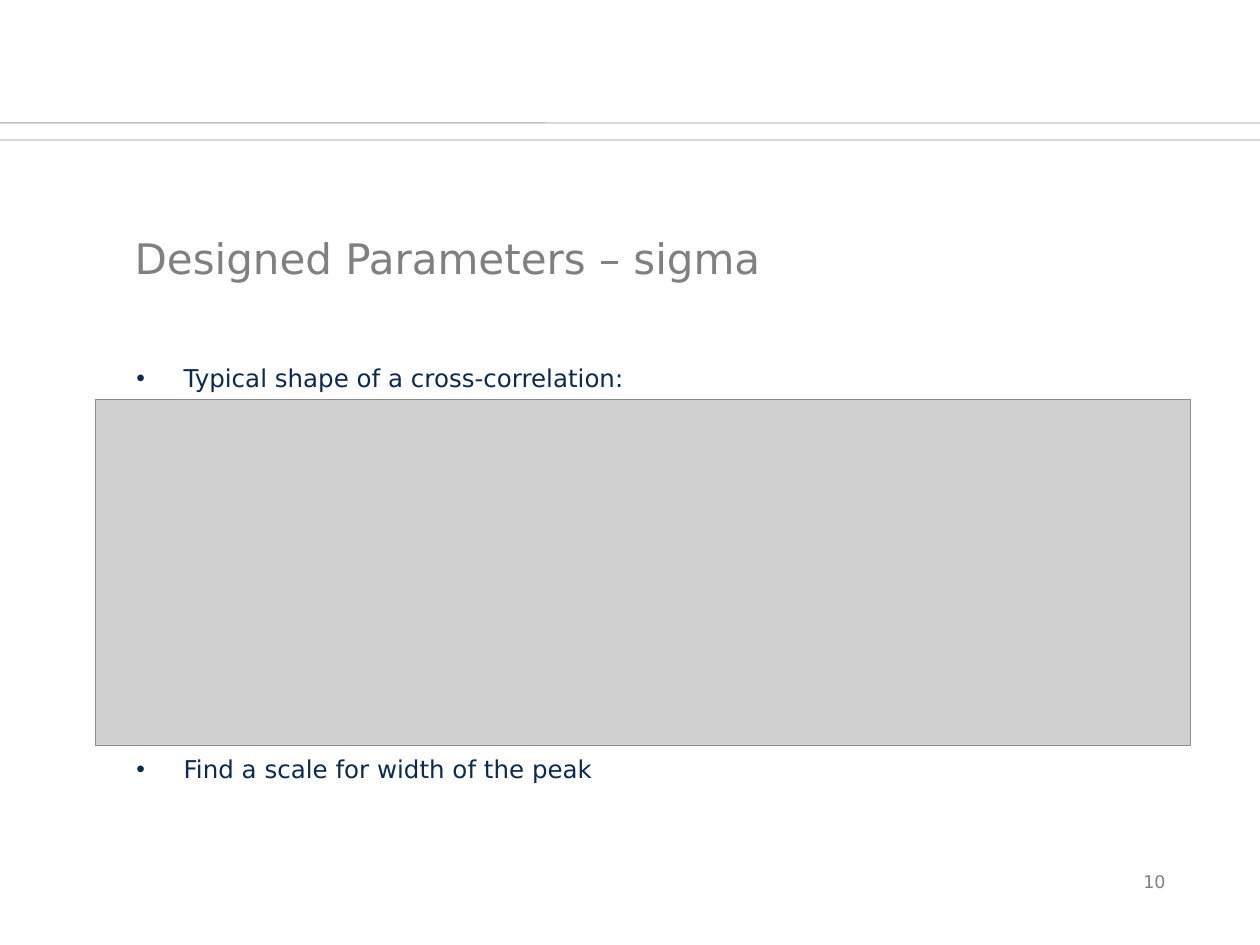
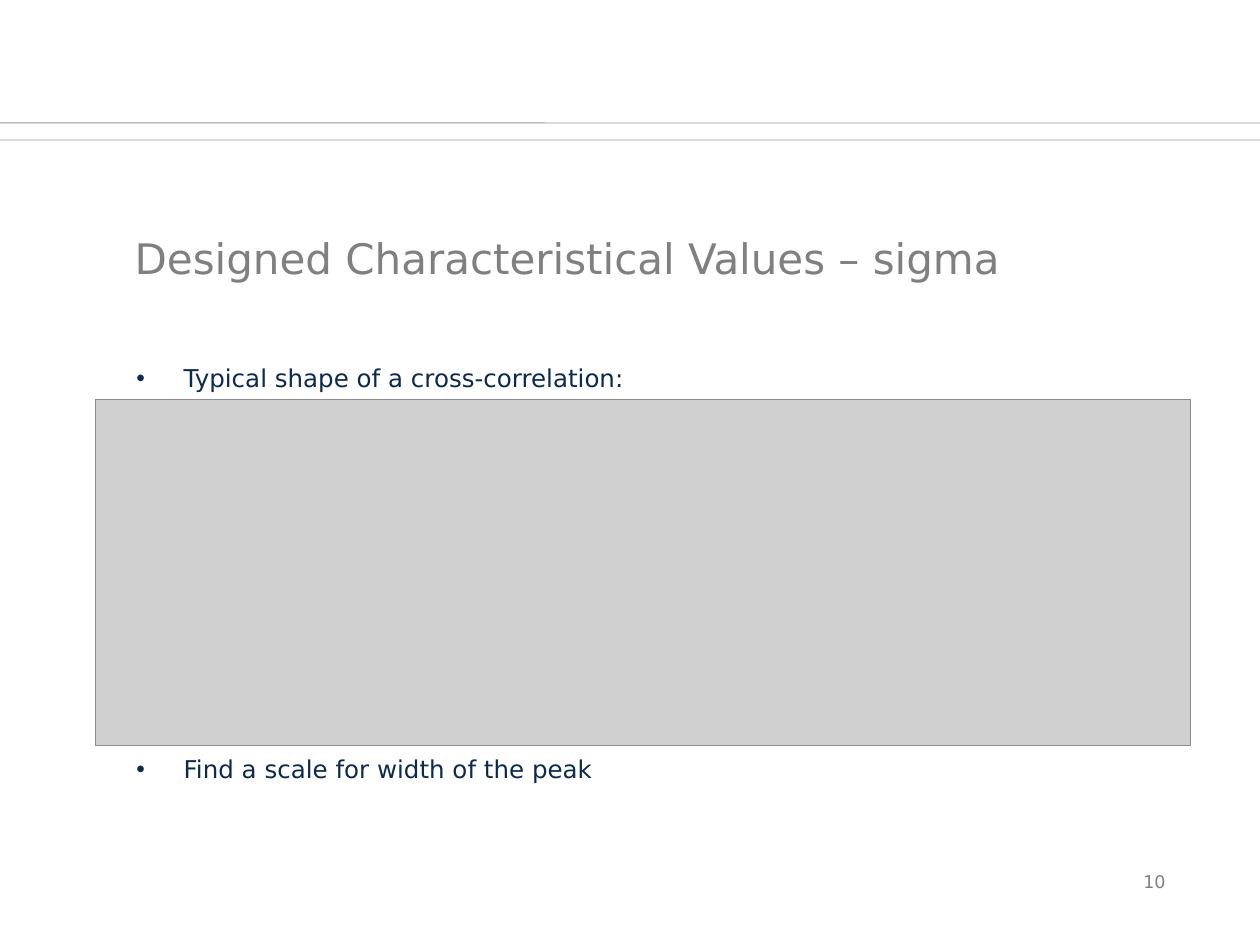
Before and after one commit to orgarten/Hauptseminar, a slide deck: slide 10 of Präsentation/btwf.odp. Drawn at 1260x945 pixels with LibreOffice and Linux fonts; fonts in the diff are those of the drawing; grey boxes stand for pictures; background and template pictures are left out. Boxes give left, top, right and bottom in pixels: in the first picture for what was removed or moved away, otherwise in the second. Text is boxed around its words. In the diff, an @@ line names an element or a change of style, - is before the commit and + after.

Commit message:
DESIGNED CHARACTERISTICAL VALUES

```diff
--- a/Präsentation/btwf.odp
+++ b/Präsentation/btwf.odp
@@ title at bbox=[135, 242, 1000, 283]: text changed @@
-Designed Parameters – sigma
+Designed Characteristical Values – sigma
```
Also in this commit, not shown: 6 other slides changed.
